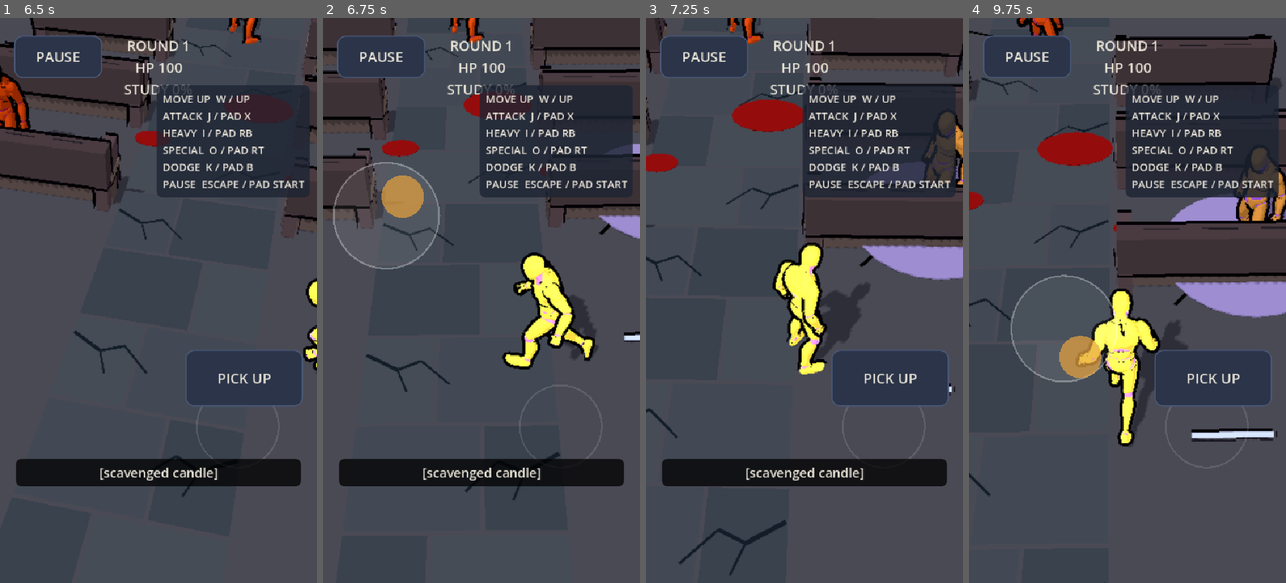
Above: before the commit, frames 1-4 (left to right).
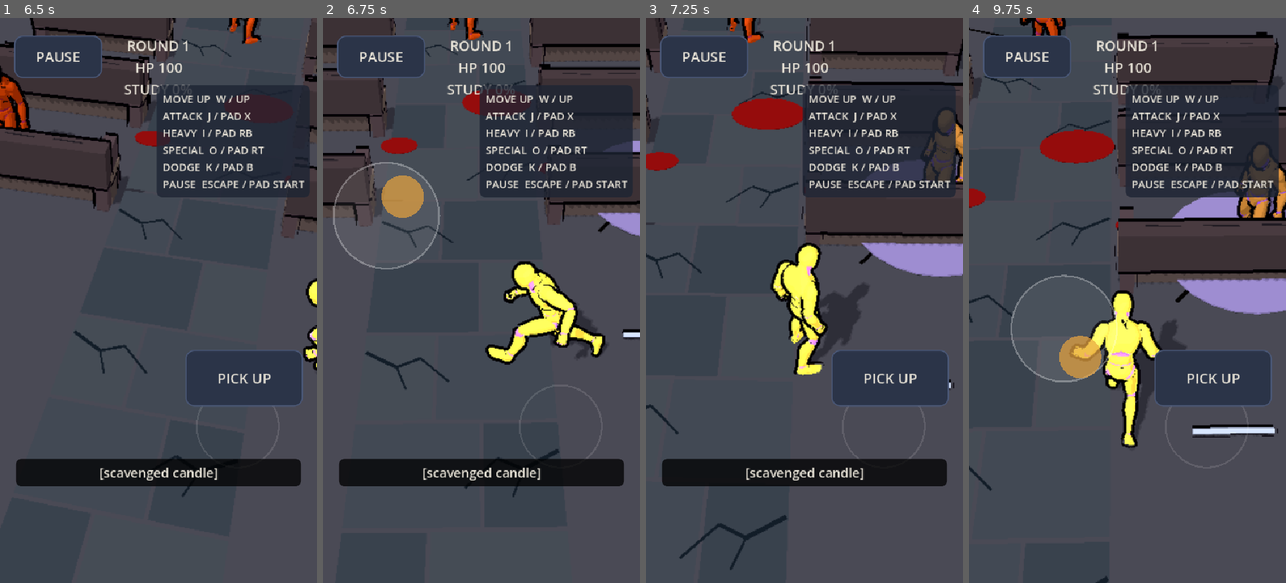
Above: after the commit, the same moments.

Repository: duffpowell-commits/hunter
Game: Godot game, scene res://scenes/boot.tscn
Same seed, same stepped clock (60 frames per second), same inputs: the game is played once before the commit and once after it.
Inputs (mouse positions are in pixels of both pictures, inside the frame that each line leads up to):
- Up to frame 1 (6.5 s): click "Skip splash" at 0.5 s; click "SKIP" at 1.25 s; click "NEW GAME" at 2 s; tap Enter (ui_accept) at 2.75 s; drag from (79, 379) to (190, 176) at 2.77 s; drag from (237, 379) to (142, 413) at 3.52 s; move the mouse to (190, 176) at 4.27 s; hold D (move_right) 4.28-5 s; hold L (aim) 4.28-5 s; click (190, 176) at 4.42 s; tap C (crouch) at 4.55 s; drag from (142, 413) to (63, 215) at 5.02 s; move the mouse to (253, 385) at 5.77 s; hold A (move_left) from 5.78 s (still down); hold C (crouch) from 5.78 s (still down); click (253, 385) at 5.92 s; tap Space (jump) at 6.02 s
- Up to frame 2 (6.75 s): release A (move_left) at 6.5 s; release C (crouch) at 6.5 s; drag from (386, 215) to (433, 159) at 6.52 s
- Up to frame 3 (7.25 s): no input
- Up to frame 4 (9.75 s): move the mouse to (1143, 300) at 7.27 s; hold S (move_down) 7.28-8 s; hold I (heavy) 7.28-8 s; click (1143, 300) at 7.42 s; tap C (crouch) at 7.55 s; drag from (1079, 159) to (1064, 328) at 8.02 s; move the mouse to (1197, 272) at 8.77 s; hold W (move_up) 8.78-9.5 s; hold C (crouch) 8.78-9.5 s; tap T at 8.85 s; click (1197, 272) at 8.92 s; tap Space (jump) at 9.02 s; drag from (1064, 328) to (1111, 413) at 9.52 s

Frame 1 is identical in both runs. In frame 2, 6.2% of the frame differs, in the area x 0-100%, y 0-86%; in frame 3, 4.7%; in frame 4, 7.3%, in the area x 0-100%, y 0-100%.

Commit message:
Tune Pews encounters and verify both Vesper phases through combat

Diff:
--- a/data/pews.json
+++ b/data/pews.json
@@ -4,7 +4,9 @@
     "study_radius": 6.0,
     "view_cone_degrees": 60.0,
     "study_per_second": 8.0,
-    "sneak_multiplier": 2.0
+    "sneak_multiplier": 2.0,
+    "sneak_stick_max": 0.5,
+    "sight_radius": 5.0
   },
   "boss": {
     "id": "vesper",
@@ -12,9 +14,15 @@
     "phase_hp": [140, 180],
     "moves": {
       "sermon": {"damage": 14, "telegraph": 0.8, "cooldown": 5.0},
-      "flock": {"damage": 8, "telegraph": 0.7, "cooldown": 7.0},
+      "flock": {"damage": 5, "telegraph": 0.7, "cooldown": 7.0},
       "laying_of_hands": {"heal": 18, "telegraph": 0.6, "cooldown": 9.0}
     }
+  },
+  "minions": {
+    "zealot_hp": 36, "zealot_damage": 7,
+    "choir_hp": 44, "choir_damage": 5,
+    "choir_bonus_damage": 4, "choir_buff_radius": 5.5,
+    "attack_cooldown": 2.4, "attack_windup": 0.55
   },
   "finishers": {
     "clean": {"corruption": 5, "parts": 8, "trophy": true, "extra_special_slots": 0},
--- a/scripts/autoplay.gd
+++ b/scripts/autoplay.gd
@@ -221,6 +221,25 @@
 		"PEWS EXPLORATION ART PASS (Vesper's occult halo is off during exploration)")
 	await _shot("pews_map")
 
+	var stick_point: Vector2 = game.stick.get_global_rect().get_center()
+	_mouse(stick_point, true)
+	_mouse(stick_point + Vector2(24, 0), null)
+	await _frames(3)
+	_check(arena.hero.crouching, "PEWS SNEAK PASS (light stick input crouch-walks)")
+	_mouse(stick_point + Vector2(24, 0), false)
+	await _frames(3)
+	_check(not arena.hero.crouching, "PEWS WALK PASS (releasing the stick stands up)")
+	var tuning: Node = get_tree().get_first_node_in_group("tunable")
+	for candidate in get_tree().get_nodes_in_group("tunable"):
+		if candidate.get_parent() == arena and candidate.get("sermon_damage") != null:
+			tuning = candidate
+			break
+	var sermon_damage: float = float(arena.rules.config.boss.moves.sermon.damage)
+	tuning.set("sermon_damage", sermon_damage + 1.0)
+	_check(arena.rules.config.boss.moves.sermon.damage == sermon_damage + 1.0,
+		"PEWS TUNE PASS (changes to the sermon slider reach the active rules)")
+	tuning.set("sermon_damage", sermon_damage)
+
 	var studied: float = arena.rules.tick_stalking(0.0, 4.0, PI, false, false, 12.5)
 	_check(studied == 100.0 and arena.context_label() == "AMBUSH",
 		"PEWS STALK PASS (outside the 60-degree view cone, full study opens ambush)")
@@ -250,18 +269,18 @@
 		"PEWS OCCULT CLEAR PASS (Vesper's halo goes dark after the sermon)")
 	await _shot("pews_after_sermon")
 
-	# The inherited combat controller subtracts damage before invoking _ko.
-	arena.dummy_hp -= 999.0
-	arena._ko({"damage": 999.0})
+	# Keep the encounter deterministic while using stock damage and the real attack pad.
+	var debug := get_node("/root/DebugMenu")
+	debug.god_mode = true
+	arena._boss_cd = 999.0
+	await _fight_vesper_phase(game, 1)
 	_check(arena.rules.boss_phase == 2 and not arena.boss_defeated,
-		"PEWS PHASE PASS (phase one transitions to phase two)")
-	arena.rig.cam.make_current()
-	await _frames(3)
+		"PEWS PHASE PASS (pad attacks break phase one)")
 	await _shot("pews_boss")
-	arena.dummy_hp -= 999.0
-	arena._ko({"damage": 999.0})
+	await _fight_vesper_phase(game, 2)
+	debug.god_mode = false
 	_check(arena.boss_defeated and arena.rules.boss_defeated,
-		"PEWS BOSS PASS (Vesper only falls after phase two)")
+		"PEWS BOSS PASS (pad attacks defeat phase two)")
 	var plate: Dictionary = arena.rules.collect_plate()
 	var loot: Dictionary = arena.rules.scavenge("stained_glass")
 	_check(plate.get("cash", 0) > 0 and plate.get("heat", 0) > 0
@@ -292,6 +311,25 @@
 	_check(arena.rules.boss_phase == 2 and arena.rules.boss_defeated
 		and arena.rules.eaten and arena.rules.inventory.has("stained_glass"),
 		"PEWS CONTINUE PASS (boss, voice and loot survive the checkpoint)")
+
+
+func _fight_vesper_phase(game: Node, phase: int) -> void:
+	var arena: Node = game.arena
+	var point := _pad_point(game)
+	for attempt in 14:
+		if arena.rules.boss_phase != phase or arena.boss_defeated:
+			return
+		var ready_by := Time.get_ticks_msec() + 2500
+		while (not arena._free() or arena.dummy.is_acting("knockback")) and Time.get_ticks_msec() < ready_by:
+			await get_tree().process_frame
+		await _face_dummy(arena)
+		var before: float = arena.dummy_hp
+		_mouse(point, true)
+		await _secs(0.45)
+		_mouse(point, false)
+		var hit_by := Time.get_ticks_msec() + 1200
+		while arena.dummy_hp == before and Time.get_ticks_msec() < hit_by:
+			await get_tree().process_frame
 
 
 # ---------------------------------------------------------------- 3D movement checks
--- a/scripts/pews_arena.gd
+++ b/scripts/pews_arena.gd
@@ -1,6 +1,6 @@
 extends "res://scripts/arena.gd"
 ## The Pews: a playable church encounter built on Hunter's tested combat controller.
-## The training arena remains the autoplay target; normal NEW GAME enters this realm.
+## NEW GAME enters this realm. Autoplay also visits the original training arena.
 
 const PewsRules = preload("res://scripts/pews_rules.gd")
 
@@ -174,19 +174,20 @@
 	super._ready()
 	name = "PewsArena"
 	rules = PewsRules.new()
+	add_child(preload("res://scripts/pews_tuning.gd").new(rules.config))
+	rules.boss_hp = float(rules.config.boss.phase_hp[0])
 	dummy.name = "Vesper"
 	dummy.tint = Color("8b718f")
 	dummy.position = Vector3(0, 0, -6.0)
 	dummy.heading = PI
 	dummy.model.rotation.y = PI
 	dummy_hp = rules.boss_hp
-	var phase_hp: Array = rules.config.get("boss", {}).get("phase_hp", [140, 180])
-	dummy_max_hp = float(phase_hp[phase_hp.size() - 1]) if not phase_hp.is_empty() else rules.boss_hp
+	dummy_max_hp = rules.boss_hp
 	hero.position = Vector3(0, 0, 5.0)
 	hero.heading = PI
 	hero.model.rotation.y = PI
-	_spawn_foe("Zealot", Vector3(-3.0, 0, -1.0), Color("a84c42"), 36.0, 7)
-	_spawn_foe("Choir", Vector3(3.0, 0, -2.0), Color("b5a0d0"), 44.0, 5)
+	_spawn_foe("Zealot", Vector3(-3.0, 0, -1.0), Color("a84c42"), float(rules.config.minions.zealot_hp))
+	_spawn_foe("Choir", Vector3(3.0, 0, -2.0), Color("b5a0d0"), float(rules.config.minions.choir_hp))
 	_spawn_realm_props()
 	_build_occult_halo()
 	_enemy_t = 999.0
@@ -228,7 +229,7 @@
 		_occult_halo.visible = active
 
 
-func _spawn_foe(label: String, at: Vector3, tint: Color, hp_value: float, damage: int) -> void:
+func _spawn_foe(label: String, at: Vector3, tint: Color, hp_value: float) -> void:
 	var clips: Dictionary = moves.clips.duplicate()
 	clips.erase("_why")
 	var actor := Character3D.new()
@@ -261,7 +262,7 @@
 		aura.material_override = _toon(Color("74658f"), false)
 		aura.position.y = 0.04
 		actor.add_child(aura)
-	_foes.append({"actor": actor, "warn": warning, "hp": hp_value, "damage": damage, "attack_cd": 1.2, "windup": 0.0, "dead": false, "kind": label})
+	_foes.append({"actor": actor, "warn": warning, "hp": hp_value, "max_hp": hp_value, "attack_cd": 1.2, "windup": 0.0, "dead": false, "kind": label})
 
 
 func _spawn_realm_props() -> void:
@@ -296,10 +297,21 @@
 	_nearest_plate = plate
 
 
+func push_tune() -> void:
+	dummy_max_hp = float(rules.config.boss.phase_hp[rules.boss_phase - 1])
+	super.push_tune()
+	rules.boss_hp = minf(rules.boss_hp, dummy_max_hp)
+
+
 func _process(dt: float) -> void:
+	var push := stick.length()
+	var sneak_limit := float(rules.config.stalking.sneak_stick_max)
+	var sneaking := not encounter_started and push > 0.05 and push <= sneak_limit
+	hero.set_crouch(sneaking)
 	super._process(dt)
-	if rules == null:
-		return
+	if sneaking:
+		# Remap the light half of the stick to the full crouch-walk speed.
+		hero.move_input = (stick / sneak_limit).limit_length(1.0)
 	_nearest_plate = null
 	_nearest_loot = null
 	var best_plate := 1.5
@@ -329,7 +341,7 @@
 		if _flock_cd <= 0.0:
 			_flock_cd = 1.25
 			if hero.global_position.distance_to(dummy.global_position) < 2.4:
-				_damage_hero(5, dummy.global_position)
+				_damage_hero(int(rules.config.boss.moves.flock.damage), dummy.global_position)
 		if _flock_time <= 0.0 and _flock_node != null:
 			_flock_node.queue_free()
 			_flock_node = null
@@ -339,7 +351,7 @@
 		var distance := to_hero.length()
 		var forward := Vector3(sin(dummy.heading), 0, cos(dummy.heading))
 		var angle := acos(clampf(forward.dot(to_hero.normalized()), -1.0, 1.0)) if distance > 0.001 else 0.0
-		var seen := distance <= 5.0 and angle <= deg_to_rad(30.0)
+		var seen := distance <= float(rules.config.stalking.sight_radius) and angle <= deg_to_rad(float(rules.config.stalking.view_cone_degrees) / 2.0)
 		rules.tick_stalking(rules.studied, distance, angle, hero.crouching, seen, dt)
 		if rules.engaged:
 			encounter_started = true
@@ -357,6 +369,7 @@
 
 
 func _foe_ai(dt: float) -> void:
+	var minions: Dictionary = rules.config.minions
 	var choir_alive := false
 	var choir_pos := Vector3.ZERO
 	for foe in _foes:
@@ -367,6 +380,9 @@
 		var foe: Dictionary = _foes[i]
 		if foe.dead:
 			continue
+		var tuned_hp := float(minions[foe.kind.to_lower() + "_hp"])
+		foe.hp = clampf(foe.hp + tuned_hp - foe.max_hp, 1.0, tuned_hp)
+		foe.max_hp = tuned_hp
 		var actor: Character3D = foe.actor
 		var to := hero.global_position - actor.global_position
 		to.y = 0.0
@@ -382,14 +398,15 @@
 			if foe.windup <= 0.0:
 				actor.act("enemy_swing")
 				foe.warn.visible = false
-				var boosted: bool = foe.kind == "Zealot" and choir_alive and choir_pos.distance_to(actor.global_position) < 5.5
+				var boosted: bool = foe.kind == "Zealot" and choir_alive and choir_pos.distance_to(actor.global_position) < float(minions.choir_buff_radius)
 				if hero.global_position.distance_to(actor.global_position) < 2.1:
-					_damage_hero(int(foe.damage) + (4 if boosted else 0), actor.global_position)
-				foe.attack_cd = 2.4
+					var damage := int(minions[foe.kind.to_lower() + "_damage"])
+					_damage_hero(damage + (int(minions.choir_bonus_damage) if boosted else 0), actor.global_position)
+				foe.attack_cd = float(minions.attack_cooldown)
 		else:
 			foe.attack_cd -= dt
 			if d < 1.9 and foe.attack_cd <= 0.0:
-				foe.windup = 0.55
+				foe.windup = float(minions.attack_windup)
 				foe.warn.visible = true
 				get_node("/root/Subs").cue("[zealot raises its hands]" if foe.kind == "Zealot" else "[choir begins to sing]")
 		_foes[i] = foe
--- a/scripts/pews_rules.gd
+++ b/scripts/pews_rules.gd
@@ -25,7 +25,7 @@
 
 
 func _init(data: Dictionary = {}) -> void:
-	config = data if not data.is_empty() else GameData.load_json("pews")
+	config = (data if not data.is_empty() else GameData.load_json("pews")).duplicate(true)
 	boss_hp = float(config.get("boss", {}).get("phase_hp", [140, 180])[0])
 
 
--- /dev/null
+++ b/scripts/pews_tuning.gd
@@ -0,0 +1,76 @@
+extends Node
+## Exposes the Pews rules' live configuration through the shared TUNE panel.
+
+const PATHS := {
+	"study_radius": ["stalking", "study_radius"],
+	"view_cone_degrees": ["stalking", "view_cone_degrees"],
+	"study_per_second": ["stalking", "study_per_second"],
+	"sneak_multiplier": ["stalking", "sneak_multiplier"],
+	"sneak_stick_max": ["stalking", "sneak_stick_max"],
+	"sight_radius": ["stalking", "sight_radius"],
+	"zealot_hp": ["minions", "zealot_hp"],
+	"zealot_damage": ["minions", "zealot_damage"],
+	"choir_hp": ["minions", "choir_hp"],
+	"choir_damage": ["minions", "choir_damage"],
+	"choir_bonus_damage": ["minions", "choir_bonus_damage"],
+	"choir_buff_radius": ["minions", "choir_buff_radius"],
+	"minion_attack_cooldown": ["minions", "attack_cooldown"],
+	"minion_attack_windup": ["minions", "attack_windup"],
+	"sermon_damage": ["boss", "moves", "sermon", "damage"],
+	"sermon_telegraph": ["boss", "moves", "sermon", "telegraph"],
+	"sermon_cooldown": ["boss", "moves", "sermon", "cooldown"],
+	"flock_damage": ["boss", "moves", "flock", "damage"],
+	"flock_telegraph": ["boss", "moves", "flock", "telegraph"],
+	"flock_cooldown": ["boss", "moves", "flock", "cooldown"],
+	"hands_heal": ["boss", "moves", "laying_of_hands", "heal"],
+	"hands_telegraph": ["boss", "moves", "laying_of_hands", "telegraph"],
+	"hands_cooldown": ["boss", "moves", "laying_of_hands", "cooldown"],
+	"phase_one_hp": ["boss", "phase_hp", 0],
+	"phase_two_hp": ["boss", "phase_hp", 1],
+}
+const TUNE := {
+	"study_radius": [2.0, 12.0], "view_cone_degrees": [20.0, 120.0],
+	"study_per_second": [1.0, 25.0], "sneak_multiplier": [1.0, 4.0],
+	"sneak_stick_max": [0.15, 0.8], "sight_radius": [1.0, 10.0],
+	"zealot_hp": [10.0, 150.0, 1.0], "zealot_damage": [0.0, 35.0, 1.0],
+	"choir_hp": [10.0, 150.0, 1.0], "choir_damage": [0.0, 35.0, 1.0],
+	"choir_bonus_damage": [0.0, 20.0, 1.0], "choir_buff_radius": [1.0, 10.0],
+	"minion_attack_cooldown": [0.5, 8.0], "minion_attack_windup": [0.5, 2.0],
+	"sermon_damage": [0.0, 50.0, 1.0], "sermon_telegraph": [0.5, 3.0], "sermon_cooldown": [1.0, 15.0],
+	"flock_damage": [0.0, 50.0, 1.0], "flock_telegraph": [0.5, 3.0], "flock_cooldown": [1.0, 15.0],
+	"hands_heal": [0.0, 80.0, 1.0], "hands_telegraph": [0.5, 3.0], "hands_cooldown": [1.0, 15.0],
+	"phase_one_hp": [20.0, 400.0, 1.0], "phase_two_hp": [20.0, 400.0, 1.0],
+}
+
+var config: Dictionary
+
+
+func _init(data: Dictionary) -> void:
+	config = data
+
+
+func _ready() -> void:
+	add_to_group("tunable")
+	get_node("/root/DebugMenu").apply_tune(self)
+
+
+func _container(path: Array) -> Variant:
+	var value: Variant = config
+	for index in range(path.size() - 1):
+		value = value[path[index]]
+	return value
+
+
+func _get(property: StringName) -> Variant:
+	var path: Array = PATHS.get(property, [])
+	if path.is_empty():
+		return null
+	return _container(path)[path.back()]
+
+
+func _set(property: StringName, value: Variant) -> bool:
+	var path: Array = PATHS.get(property, [])
+	if path.is_empty():
+		return false
+	_container(path)[path.back()] = float(value)
+	return true
Not shown, added: scripts/pews_tuning.gd.uid
Not shown, changed: CLAUDE.md
